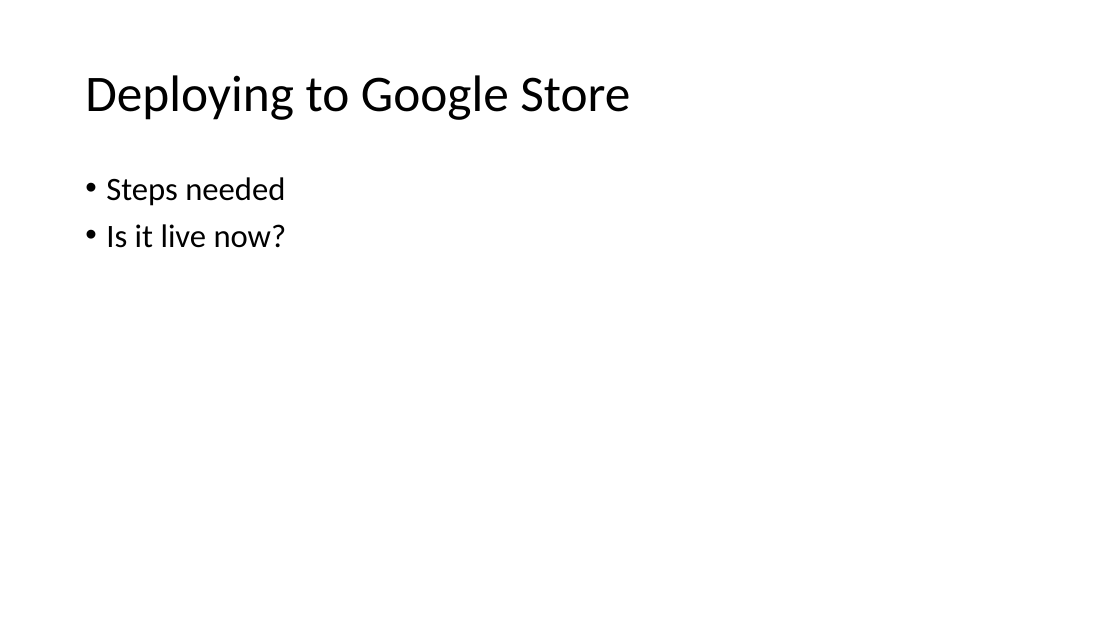
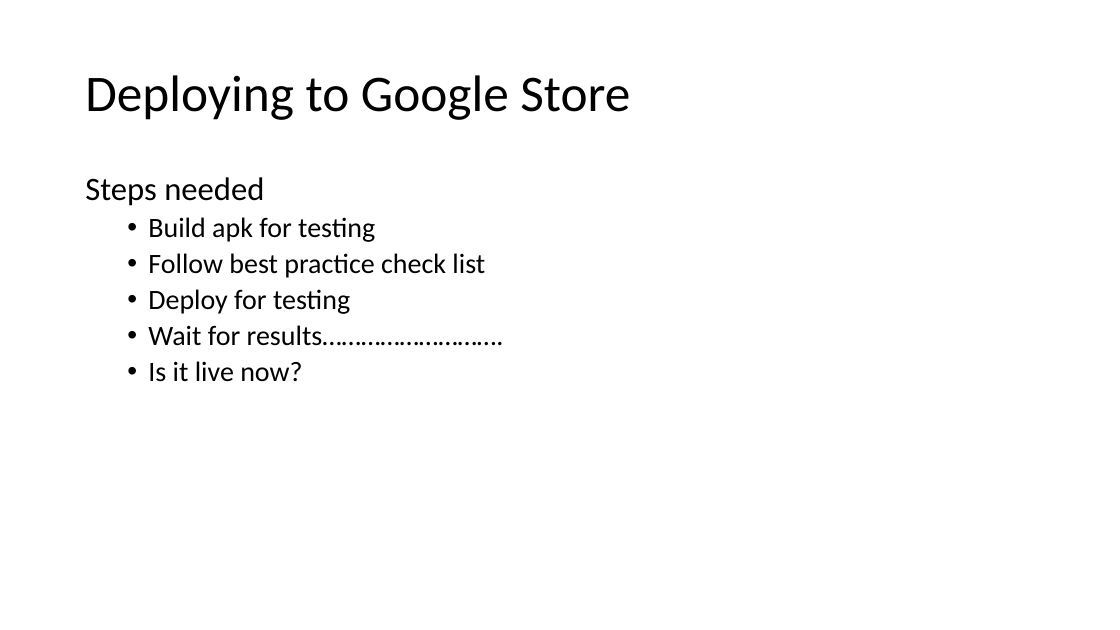
Before and after one commit to kevgleeson78/Gesture-Based-UI-Project, a slide deck: slide 7 of Presentation/New Microsoft PowerPoint Presentation.pptx. Drawn at 1120x630 pixels with LibreOffice and Linux fonts; fonts in the diff are those of the drawing. Boxes give left, top, right and bottom in pixels: in the first picture for what was removed or moved away, otherwise in the second. Text is boxed around its words. In the diff, an @@ line names an element or a change of style, - is before the commit and + after.

```diff
--- a/Presentation/New Microsoft PowerPoint Presentation.pptx
+++ b/Presentation/New Microsoft PowerPoint Presentation.pptx
@@ text at box(85, 177, 302, 382): size 28 to 24 pt in "Is it live now?"; bullet • to none; list level 1 to 2 in "Is it live now?" @@
@@ text at box(148, 217, 504, 346): paragraphs added @@
+  • Build apk for testing
+  • Follow best practice check list
+  • Deploy for testing
+  • Wait for results……………………….
```
Also in this commit, not shown: 7 other slides changed, 1 other file.
